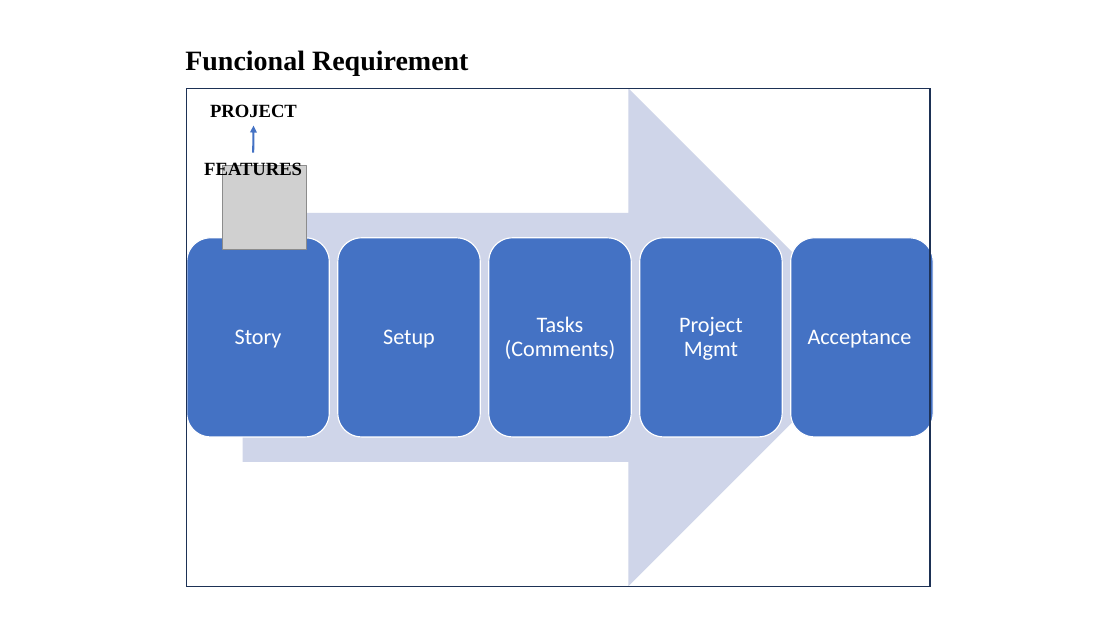
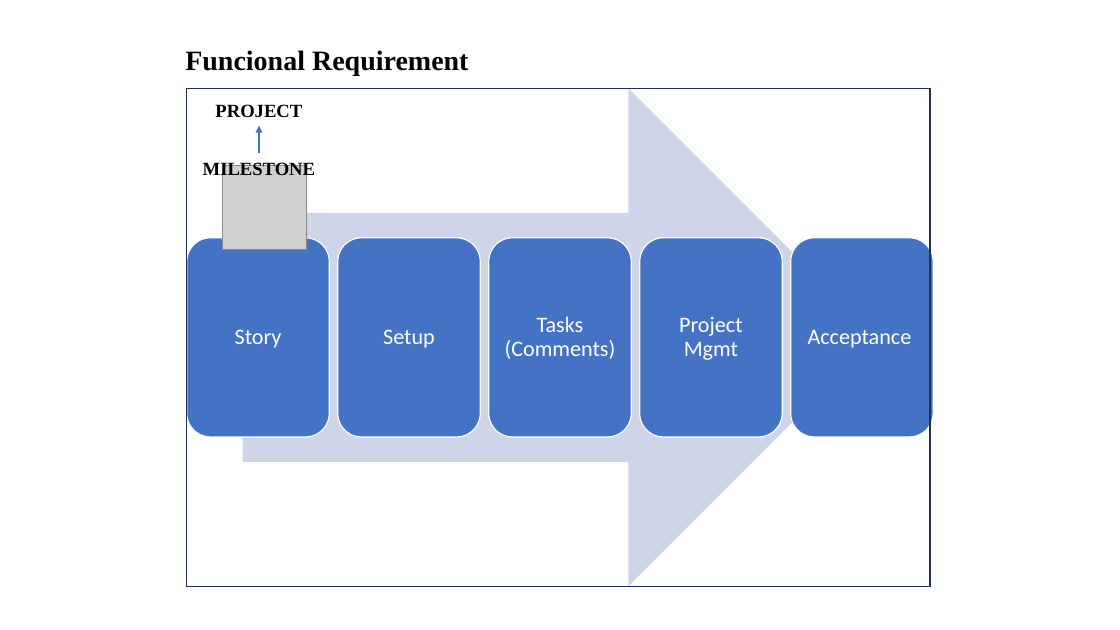
Before and after one commit to Avalcorp/ESG_VM, a slide deck: slide 4 of docs/FunctionalRequirements.pptx. Drawn at 1120x630 pixels with LibreOffice and Linux fonts; fonts in the diff are those of the drawing; grey boxes stand for pictures. Boxes give left, top, right and bottom in pixels: in the first picture for what was removed or moved away, otherwise in the second. Text is boxed around its words. In the diff, an @@ line names an element or a change of style, - is before the commit and + after.

```diff
--- a/docs/FunctionalRequirements.pptx
+++ b/docs/FunctionalRequirements.pptx
@@ text "PROJECT": place and size @@
-text "PROJECT" at (210, 104, 297, 118)
+text "PROJECT" at (215, 104, 302, 118)
@@ arrow moved from (253, 153) - (254, 126) to (259, 153) - (259, 126) @@
@@ text at (203, 161, 315, 180): text changed @@
-FEATURES
+MILESTONE
```
Also in this commit, not shown: 2 other files.
